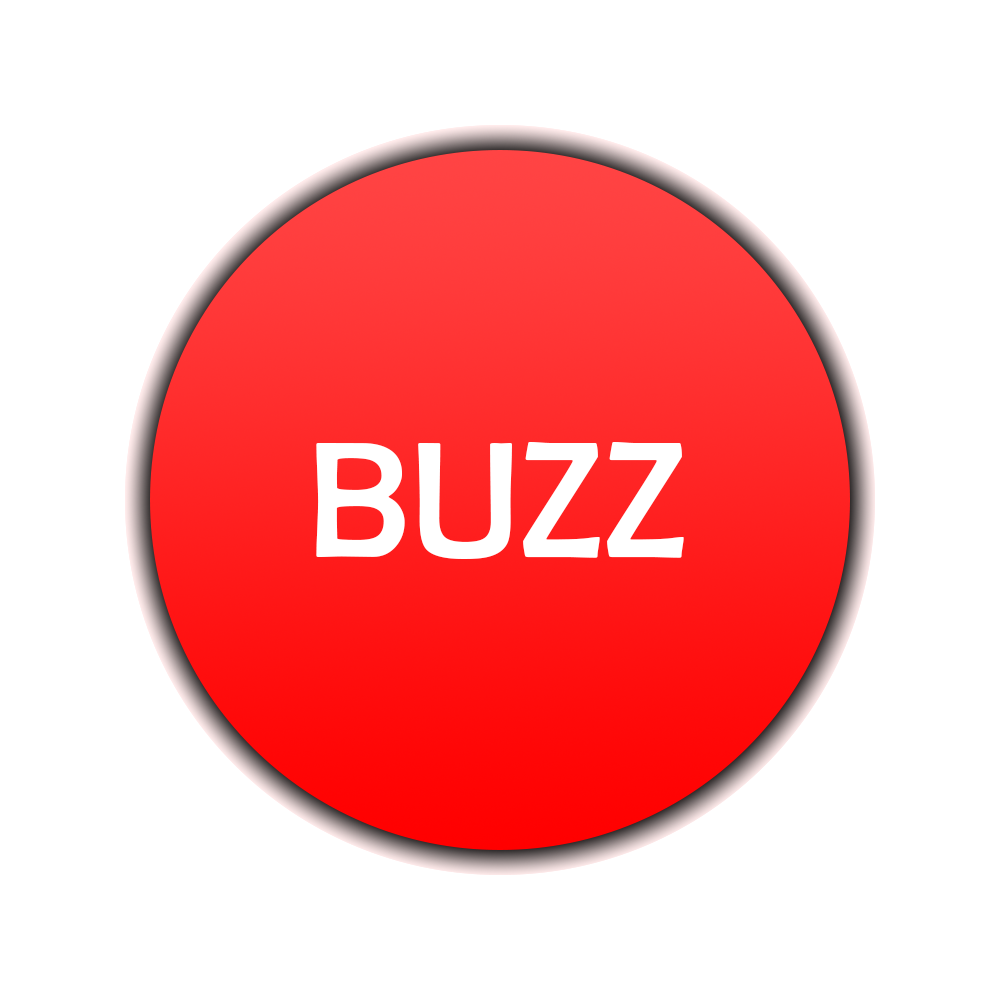
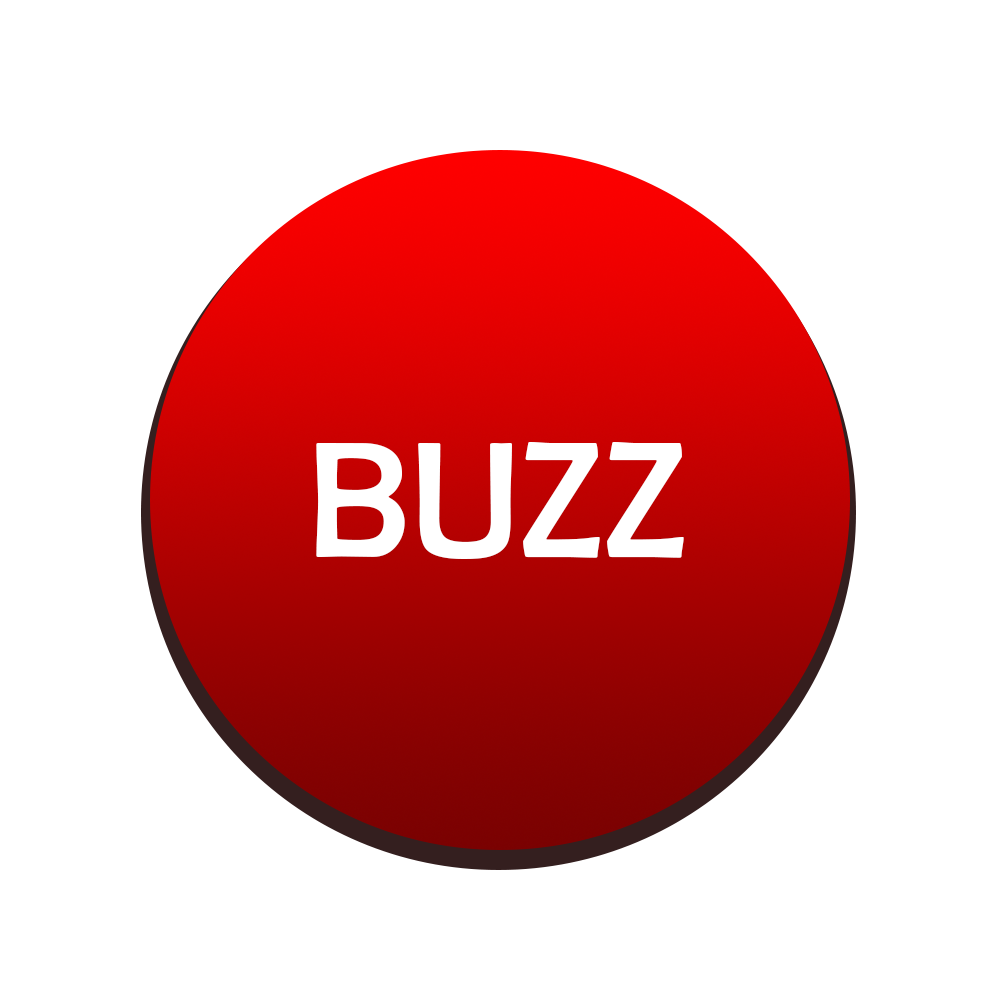
Comparing the layer stacks of the two 1000 x 1000 images. Changes:
painted on "Ellipse 3" over [left=150, top=150, right=850, bottom=850]
removed layer "Ellipse 1 copy" over [left=125, top=125, right=875, bottom=875]
painted on "Ellipse 1" over [left=125, top=125, right=875, bottom=875]
